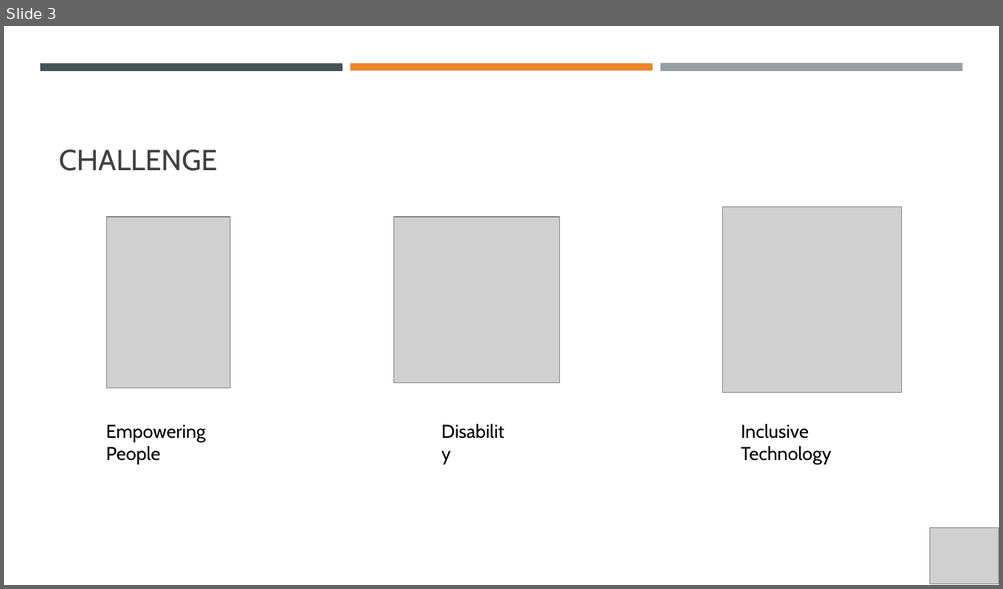
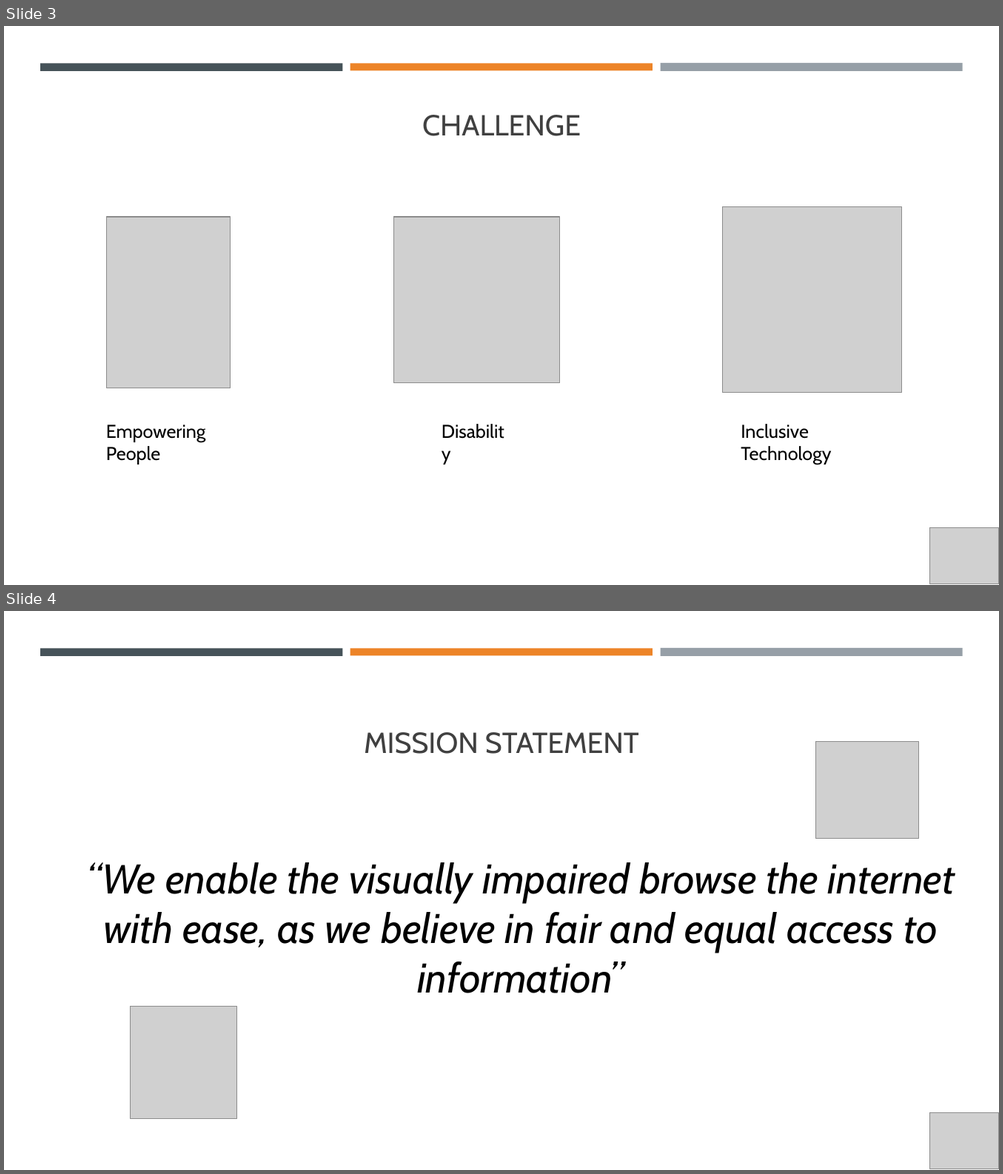
Before and after one commit to femioladipo/retinear, a slide deck: Retinear Google 2019.pptx. Shown one above the other, each under a label of ours: slide 3 before the commit, slides 3 and 4 after it. The pictures are 1003x589 and 1003x1174 pixels, drawn with LibreOffice and Linux fonts; fonts in the diff are those of the drawing; grey boxes stand for pictures. Boxes give left, top, right and bottom in pixels: in the first picture for what was removed or moved away, otherwise in the second. Text is boxed around its words. In the diff, an @@ line names an element or a change of style, - is before the commit and + after.

```diff
--- a/Retinear Google 2019.pptx
+++ b/Retinear Google 2019.pptx
@@ slide 4 added at <box>4,611,999,1170</box>, background #FFFFFF; not listed: 3 template elements that a slide beside it also shows @@
@@ title added at <box>364,732,639,754</box>, 28 pt, text #404040 @@
+MISSION STATEMENT
@@ picture added at <box>816,741,919,839</box> @@
@@ text added at <box>86,863,955,994</box>, 40 pt, text #000000, italic @@
+“We enable the visually impaired browse the internet with ease, as we believe in fair and equal access to information”
@@ picture added at <box>131,1007,237,1120</box> @@
@@ picture added at <box>930,1113,999,1169</box> @@
@@ slide 3 changed as well @@
@@ title "CHALLENGE" at <box>422,115,580,136</box>: alignment left to centre @@
```
Also in this commit, not shown: 2 other slides changed, 3 other slides added, 2 slides removed.
